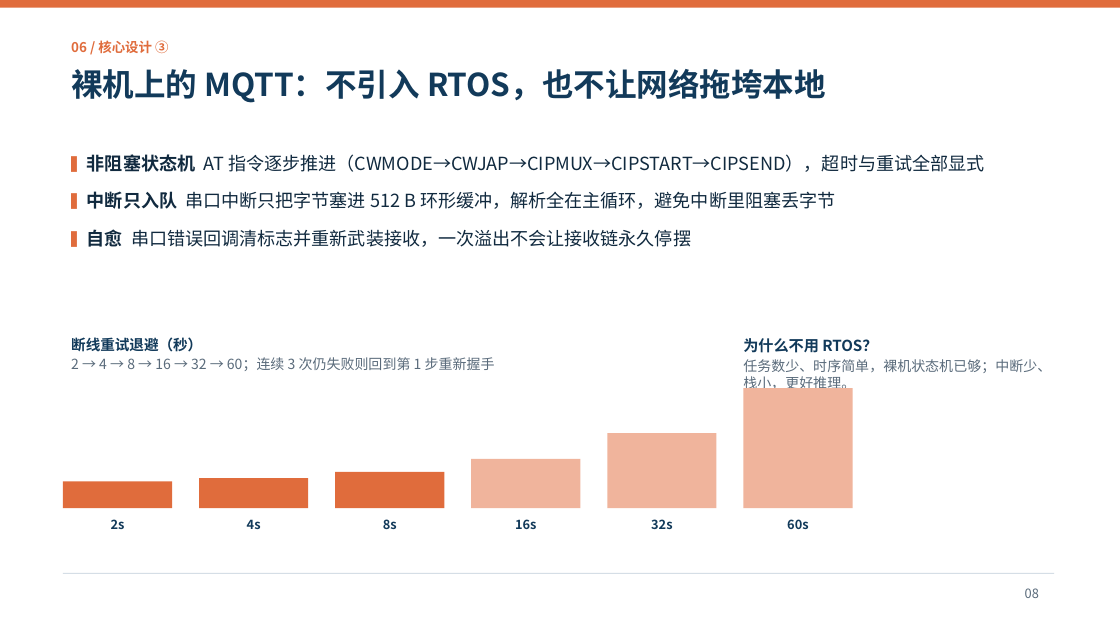
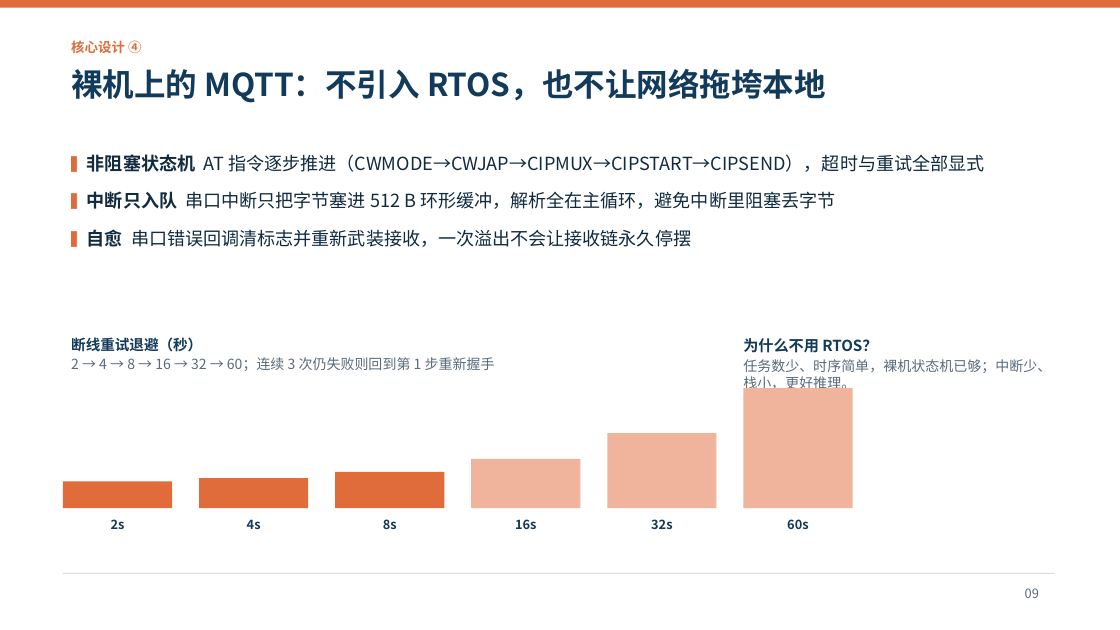
Before and after one commit to Maxsunset/SilverGuard, a slide deck: slide 9 of SilverGuard/docs/SilverGuard_答辩_设计思路与亮点.pptx (slide 8 before the commit). Drawn at 1120x630 pixels with LibreOffice and Linux fonts; fonts in the diff are those of the drawing. Boxes give left, top, right and bottom in pixels: in the first picture for what was removed or moved away, otherwise in the second. Text is boxed around its words. In the diff, an @@ line names an element or a change of style, - is before the commit and + after.

```diff
--- a/SilverGuard/docs/SilverGuard_答辩_设计思路与亮点.pptx
+++ b/SilverGuard/docs/SilverGuard_答辩_设计思路与亮点.pptx
@@ text at (x1=71, y1=40, x2=141, y2=53): text changed @@
-06 / 核心设计 ③
+核心设计 ④
@@ text at (x1=1025, y1=588, x2=1039, y2=598): text changed @@
-08
+09
```
Also in this commit, not shown: 12 other slides changed, 1 slide added.
